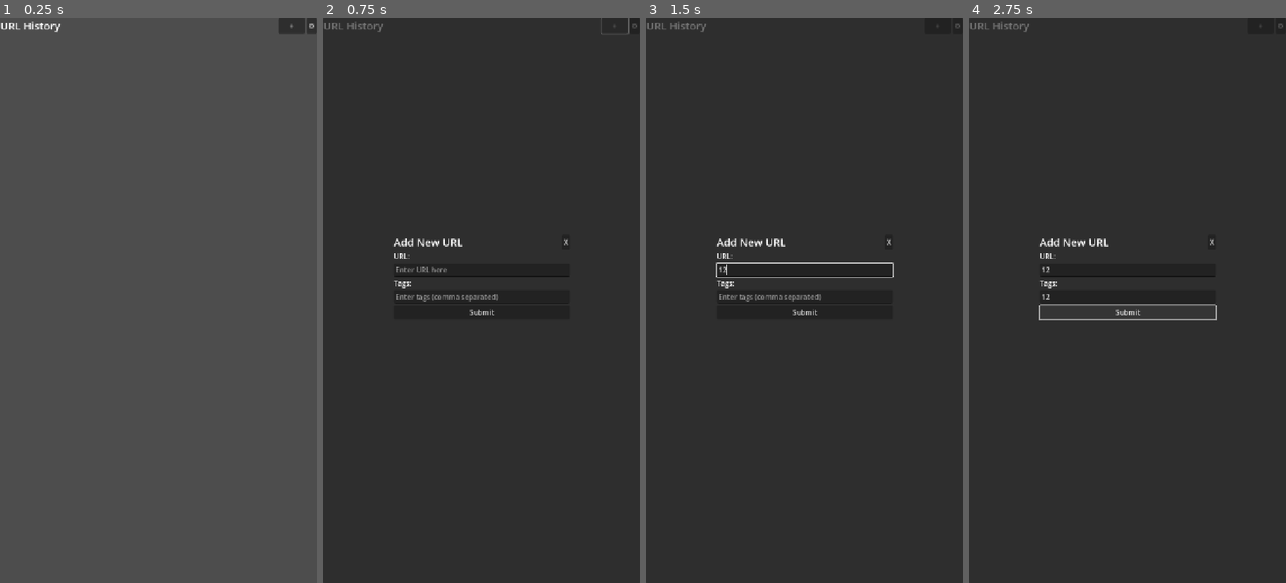
Above: before the commit, frames 1-4 (left to right).
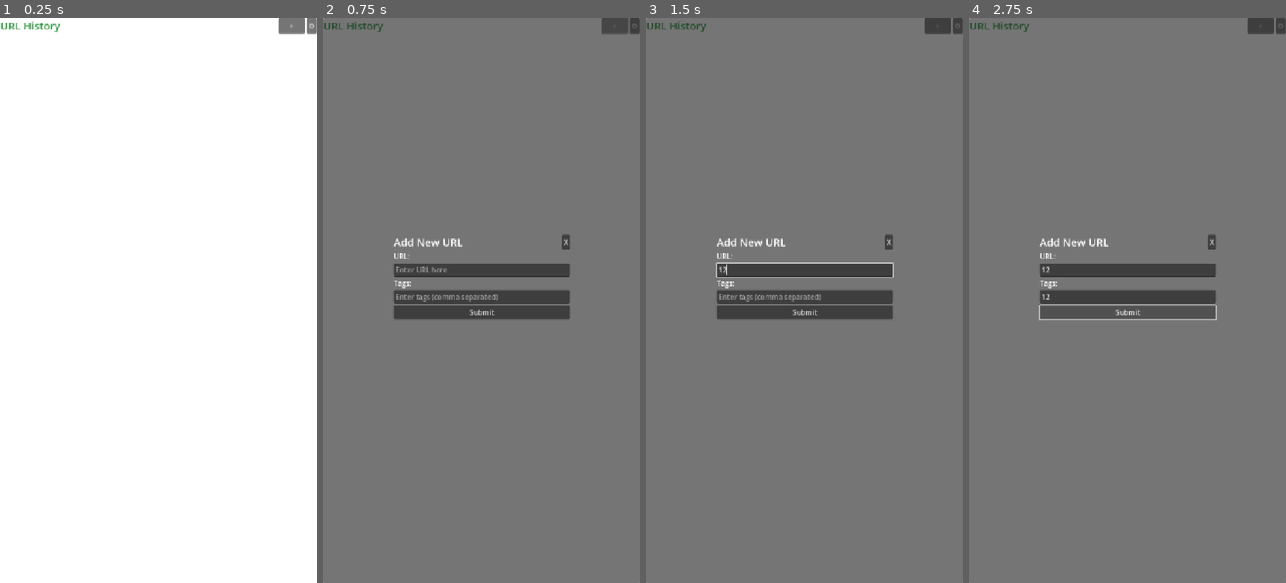
Above: after the commit, the same moments.

Repository: v2singer/url-saver
Game: Godot game, scene res://main.tscn
Same seed, same stepped clock (60 frames per second), same inputs: the game is played once before the commit and once after it.
Inputs (mouse positions are in pixels of both pictures, inside the frame that each line leads up to):
- Up to frame 1 (0.25 s): no input
- Up to frame 2 (0.75 s): click "+" at 0.5 s
- Up to frame 3 (1.5 s): click (804, 272) at 1.27 s; type "12" at 1.35 s
- Up to frame 4 (2.75 s): click (1127, 294) at 1.5 s; type "12" at 1.58 s; click "Submit" at 2 s

The runs differ from the first frame. In frame 1, 100% of the frame differs, in the area x 0-100%, y 0-100%; in frame 2, 99%; in frame 3, 99%; in frame 4, 100%.

Commit message:
fix bugs

Diff:
--- a/mobile/config_panel.gd
+++ b/mobile/config_panel.gd
@@ -13,7 +13,7 @@
 	var err = config.load(CONFIG_FILE)
 	if err != OK:
 		# Create default config if it doesn't exist
-		config.set_value("servers", "default", "http://192.168.1.11:8080")
+		config.set_value("servers", "default", "http://localhost:8080")
 		config.save(CONFIG_FILE)
 
 func save_config():
--- a/mobile/config_panel.tscn
+++ b/mobile/config_panel.tscn
@@ -47,6 +47,8 @@
 
 [node name="VBoxContainer" type="VBoxContainer" parent="VBoxContainer/AddServerPanel"]
 layout_mode = 2
+offset_right = 399.0
+offset_bottom = 120.0
 
 [node name="ServerURLLabel" type="Label" parent="VBoxContainer/AddServerPanel/VBoxContainer"]
 layout_mode = 2
--- a/mobile/main.gd
+++ b/mobile/main.gd
@@ -109,7 +109,7 @@
 
 func get_current_server_url() -> String:
 	if server_urls.size() == 0:
-		return "http://192.168.1.11:8080"
+		return "http://localhost:8080"
 	return server_urls[current_server_index]
 
 func try_next_server():
@@ -169,6 +169,7 @@
 				try_next_server()
 		else:
 			try_next_server()
+		retry_count = 0  # 重置重试计数
 
 func clear_history_list():
 	if has_node("VBoxContainer/ScrollContainer/HistoryList"):
@@ -247,6 +248,7 @@
 			if has_node("AddURLPanel"):
 				$AddURLPanel.visible = false
 			retry_count = 0  # 重置重试计数
+			retry_count = 0  # 重置重试计数
 			load_history()  # 重新加载历史记录
 		else:
 			$AddURLPanel/VBoxContainer/StatusLabel.text = "Error: Server returned " + str(response_code)
--- a/mobile/main.tscn
+++ b/mobile/main.tscn
@@ -17,6 +17,14 @@
 offset_right = 721.0
 offset_bottom = 46.0
 
+[node name="ColorRect" type="ColorRect" parent="."]
+layout_mode = 1
+anchors_preset = 15
+anchor_right = 1.0
+anchor_bottom = 1.0
+grow_horizontal = 2
+grow_vertical = 2
+
 [node name="VBoxContainer" type="VBoxContainer" parent="."]
 layout_mode = 1
 anchors_preset = 15
@@ -32,6 +40,7 @@
 layout_mode = 2
 size_flags_horizontal = 3
 size_flags_stretch_ratio = 10.46
+theme_override_colors/font_color = Color(0.188235, 0.592157, 0.247059, 1)
 theme_override_font_sizes/font_size = 24
 text = "URL History"
 
--- a/mobile/url_item.tscn
+++ b/mobile/url_item.tscn
@@ -1,6 +1,18 @@
-[gd_scene load_steps=2 format=3 uid="uid://c8q6v4y2n3m1p"]
+[gd_scene load_steps=3 format=3 uid="uid://c8q6v4y2n3m1p"]
 
 [ext_resource type="Script" uid="uid://c4eejqw8n5da2" path="res://url_item.gd" id="1_2k4m3"]
+
+[sub_resource type="StyleBoxFlat" id="StyleBoxFlat_1"]
+bg_color = Color(0.929412, 0.956863, 0.929412, 1)
+border_width_left = 2
+border_width_top = 2
+border_width_right = 2
+border_width_bottom = 2
+border_color = Color(0.2, 0.4, 0.8, 1)
+corner_radius_top_left = 8
+corner_radius_top_right = 8
+corner_radius_bottom_right = 8
+corner_radius_bottom_left = 8
 
 [node name="URLItem" type="PanelContainer"]
 custom_minimum_size = Vector2(0, 100)
@@ -8,14 +20,19 @@
 anchor_right = 1.0
 offset_bottom = 100.0
 grow_horizontal = 2
+theme_override_styles/panel = SubResource("StyleBoxFlat_1")
 script = ExtResource("1_2k4m3")
 
 [node name="MarginContainer" type="MarginContainer" parent="."]
 layout_mode = 2
-theme_override_constants/margin_left = 10
-theme_override_constants/margin_top = 10
-theme_override_constants/margin_right = 10
-theme_override_constants/margin_bottom = 10
+theme_override_constants/margin_left = 15
+theme_override_constants/margin_top = 15
+theme_override_constants/margin_right = 15
+theme_override_constants/margin_bottom = 15
+
+[node name="ColorRect" type="ColorRect" parent="MarginContainer"]
+layout_mode = 2
+color = Color(0.929412, 0.956863, 0.929412, 1)
 
 [node name="VBoxContainer" type="VBoxContainer" parent="MarginContainer"]
 layout_mode = 2
